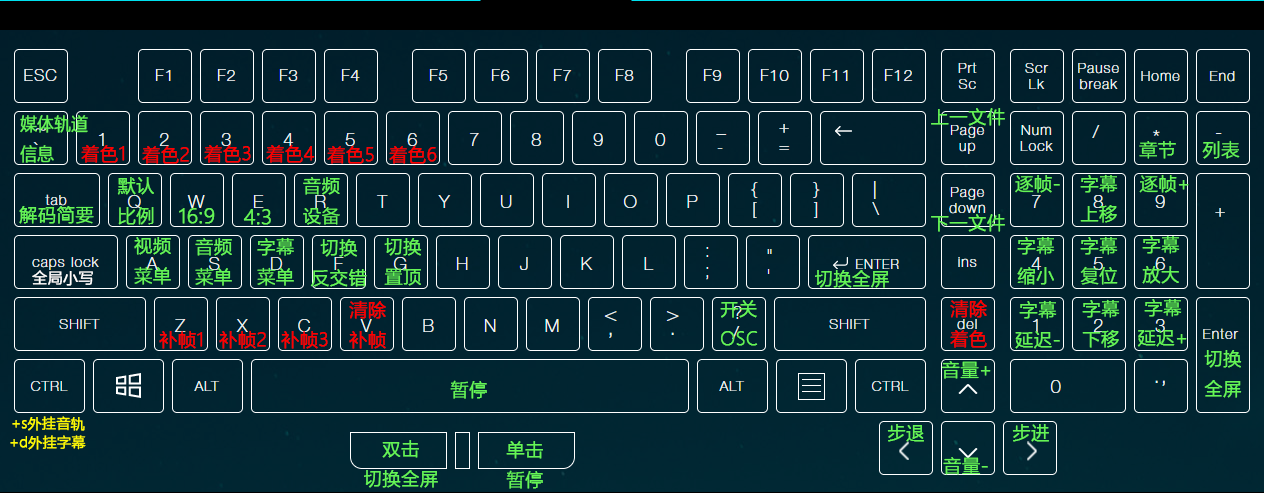
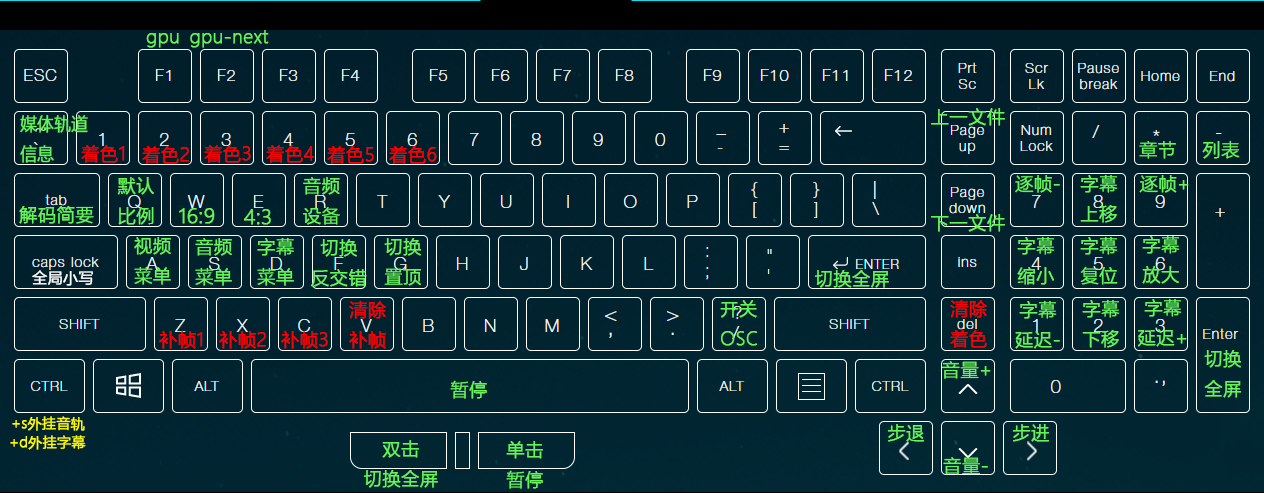
Layered file, before and after one edit (1264px x 493px). Changes by layer:
added layer "gpu-next" above "gpu" over [190, 30, 269, 48]
added layer "gpu" above "双击 切换全屏" over [146, 33, 179, 48]
